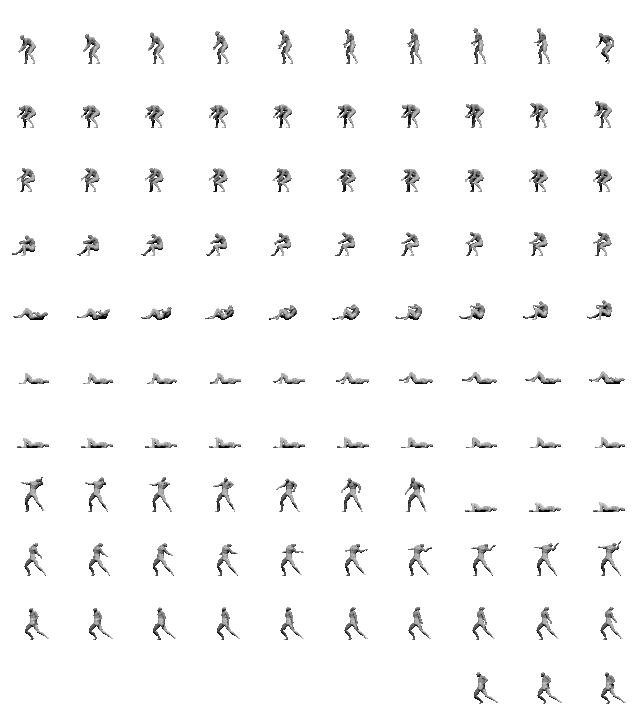
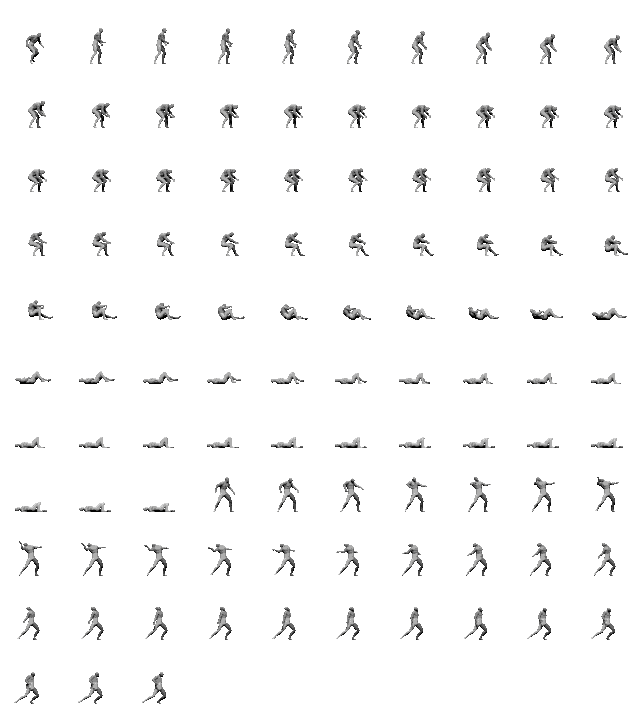
Layer changes from the first 640x704 image to the second:
showed "Male_spritesheet_death_2.png copy" over [14, 28, 628, 704]
hid "Male_spritesheet_death_2.png copy #1" over [12, 28, 626, 704]
